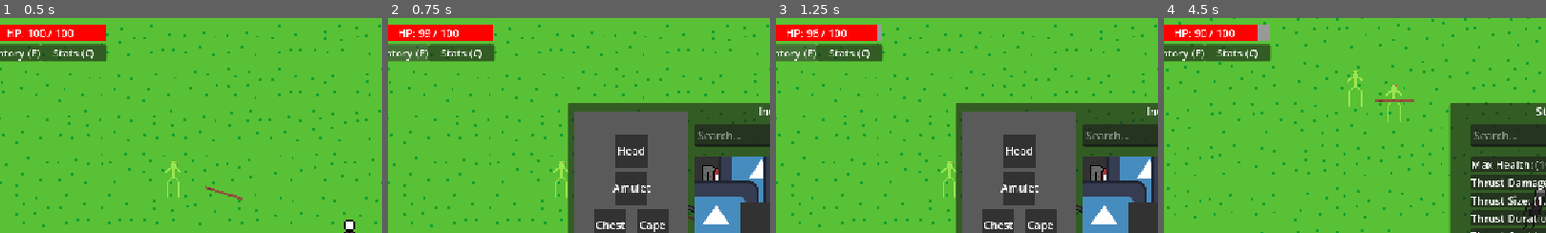
Above: before the commit, frames 1-4 (left to right).
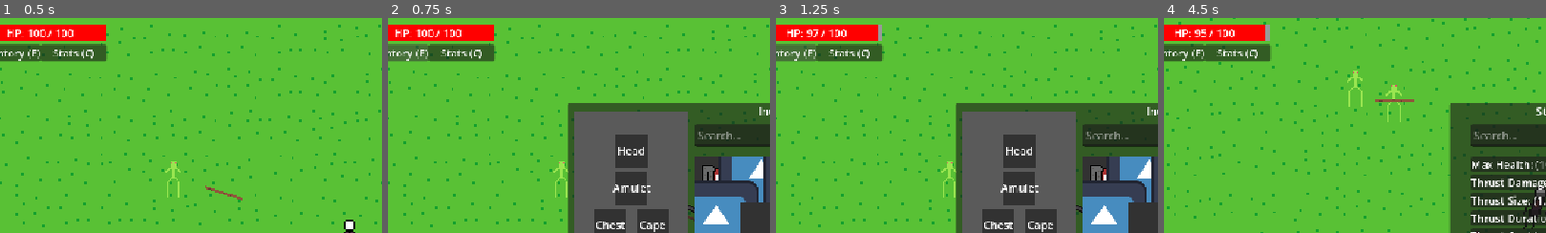
Above: after the commit, the same moments.

Repository: LavaWander/Slesh
Game: Godot game, scene res://world.tscn
The game is run twice, just before and just after one commit, with the same random seed, the same clock (stepped at 60 frames per second) and the same inputs.
Inputs (mouse positions are % of the whole screen's width and height, from its top left):
- Up to frame 1 (0.5 s): no input
- Up to frame 2 (0.75 s): click (5, 8) at 0.5 s
- Up to frame 3 (1.25 s): no input
- Up to frame 4 (4.5 s): click (57, 27) at 1.27 s; type "12" at 1.35 s; tap Enter at 2 s; move the mouse to (33, 48) at 2.02 s; hold D (move_right) 2.03-2.78 s; hold Right mouse button (attack_slash) 2.03-2.78 s; click (33, 48) at 2.17 s; move the mouse to (39, 48) at 2.77 s; hold S (move_down) 2.78-3.53 s; click (39, 48) at 2.85 s; move the mouse to (33, 57) at 3.52 s; hold D (move_right) 3.53-4.28 s; hold Shift (run) 3.53-4.28 s; click (33, 57) at 3.67 s; move the mouse to (40, 57) at 4.27 s; hold W (move_up) from 4.28 s (still down); tap C (stats_toggle) at 4.35 s; click (40, 57) at 4.42 s
The pictures show only the part of the screen within x 4-54%, y 0-50%; the shares and areas given below are measured in that part.

Frame 1 is identical in both runs. In frame 2, 0.4% of the frame differs, in the area x 2-28%, y 3-11%; in frame 3, less than 0.1%; in frame 4, 0.2%.

Commit message:
Fix player's attacks hurting him

Diff:
--- a/Game/player/player.gd
+++ b/Game/player/player.gd
@@ -2,6 +2,8 @@
 
 @export var base_speed := 200
 var speed = base_speed
+
+var faction = "player"
 
 func _physics_process(_delta):
 	if UIState.block_game_input:
--- a/Game/sword/slash/slash.gd
+++ b/Game/sword/slash/slash.gd
@@ -2,6 +2,9 @@
 
 var direction := Vector2.RIGHT
 var hit_enemies := []
+
+var instigator: Node = null
+var faction := ""
 
 var speed := 0
 var lifetime := 1.0
@@ -26,7 +29,7 @@
 	sprite.speed_scale = frame_count / lifetime
 	sprite.play("default")
 
-	attack.configure(damage, self)
+	attack.configure(damage, instigator, faction)
 
 	$Area2D.body_entered.connect(_on_body_entered)
 
--- a/Game/sword/slash_handler.gd
+++ b/Game/sword/slash_handler.gd
@@ -43,6 +43,10 @@
 	var projectile = projectile_scene.instantiate()
 
 	var sword = get_parent()
+	var player = sword.get_parent()
+
+	projectile.instigator = player
+	projectile.faction = player.faction
 	var spawn_distance = sword.distance + 25.0
 	var spawn_pos = pos + dir * spawn_distance
 
--- a/Game/sword/thrust/thrust.gd
+++ b/Game/sword/thrust/thrust.gd
@@ -2,6 +2,9 @@
 
 var direction := Vector2.RIGHT
 var hit_enemies := []
+
+var instigator: Node = null
+var faction := ""
 
 var speed := 0
 var lifetime := 1.0 # default, should be changed by ThrustHandler
@@ -38,7 +41,7 @@
 	sprite.speed_scale = frame_count / lifetime
 	sprite.play("default")
 
-	attack.configure(damage, self)
+	attack.configure(damage, instigator, faction)
 	area.body_entered.connect(_on_body_entered)
 
 func _process(delta):
--- a/Game/sword/thrust_handler.gd
+++ b/Game/sword/thrust_handler.gd
@@ -36,6 +36,10 @@
 	var projectile = projectile_scene.instantiate()
 
 	var sword = get_parent()
+	var player = sword.get_parent()
+
+	projectile.instigator = player
+	projectile.faction = player.faction
 	var final_distance_multiplier := get_final_thrust_distance_multiplier()
 	var spawn_distance = sword.distance * final_distance_multiplier + 25.0
 
Not shown, changed: Notes.txt
